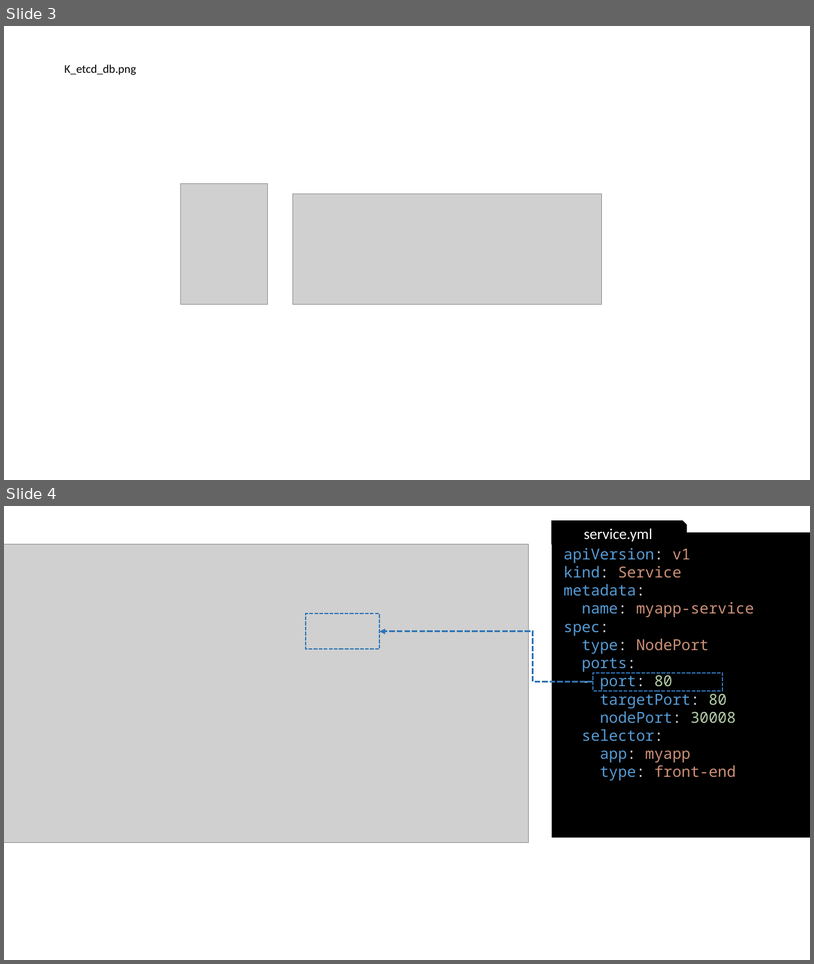
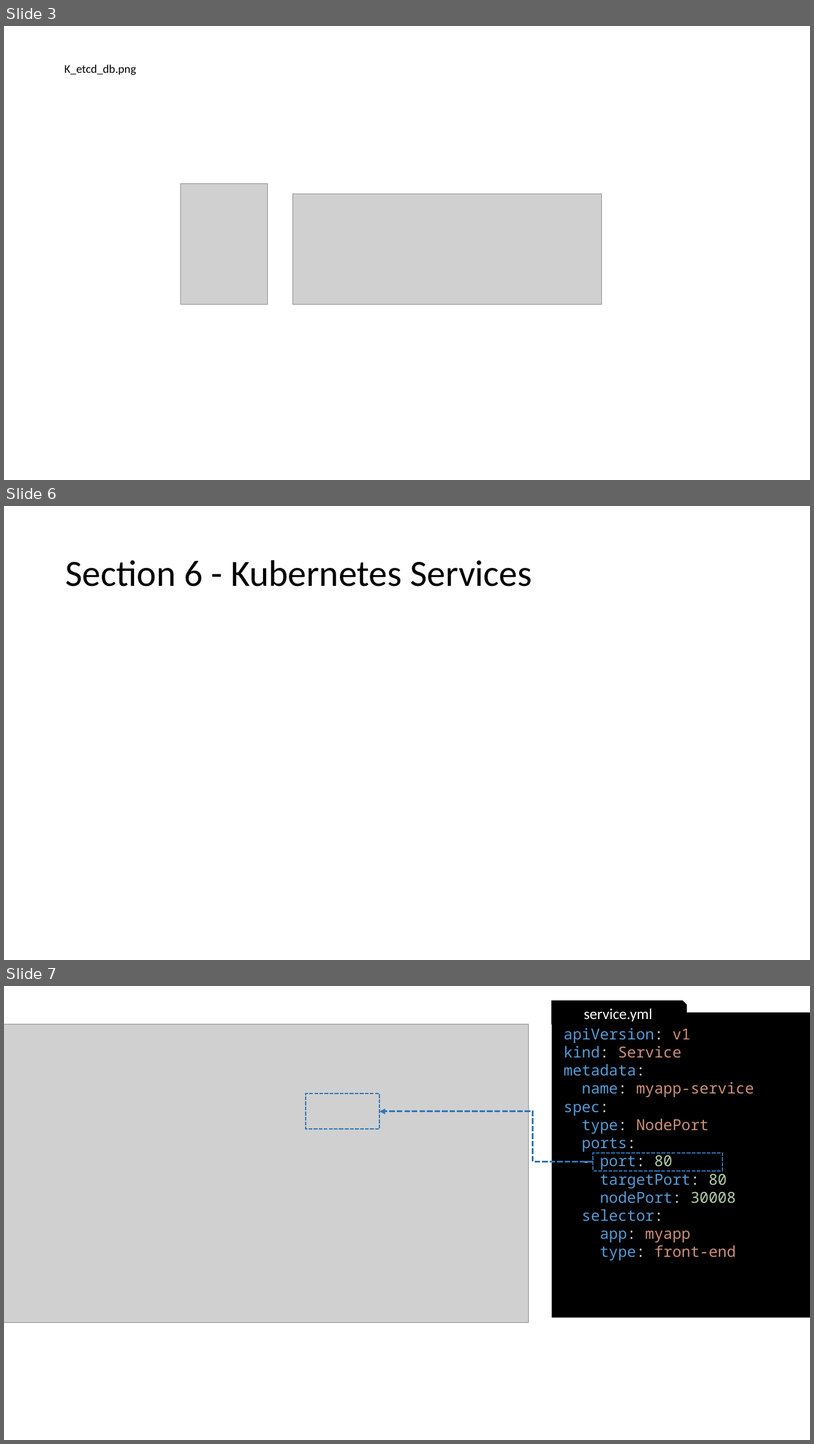
Before and after one commit to gerassimos/kgs, a slide deck: docs/images/slides_images.pptx. Shown one above the other, each under a label of ours: slides 3 and 4 before the commit, slides 3, 6 and 7 after it; the slides between them are not shown. The pictures are 814x964 and 814x1444 pixels, drawn with LibreOffice and Linux fonts; fonts in the diff are those of the drawing; grey boxes stand for pictures. Boxes give left, top, right and bottom in pixels: in the first picture for what was removed or moved away, otherwise in the second. Text is boxed around its words. In the diff, an @@ line names an element or a change of style, - is before the commit and + after.

```diff
--- a/docs/images/slides_images.pptx
+++ b/docs/images/slides_images.pptx
@@ slide 6 added at box(4, 506, 810, 960), background #FFFFFF @@
@@ title added at box(65, 560, 532, 586), 44 pt, text #000000 @@
+Section 6 - Kubernetes Services
@@ what was slide 4 is now slide 7 @@
```
Also in this commit, not shown: 2 other slides added, 3 other files.
